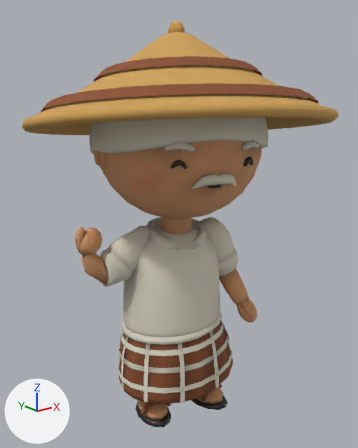
One commit to the glTF model game/assets/models/char_kakek.glb: the scene before it, then after it.
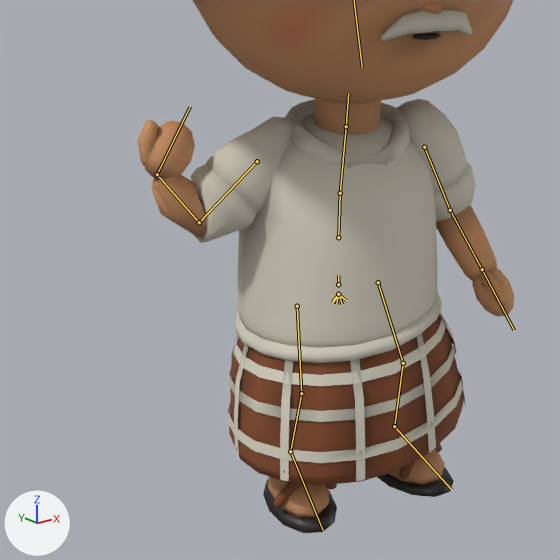
There are two pictures of each version: one whole from a 50 mm camera at (-0.839, -1.071, 1.028) aimed at (0.014, -0.005, 0.602), one close up on the part from 2% to 78% of the width and 38% to 98% of the height. Lighting does not change. The marker at lower left points along +X, +Y and +Z. The first two pictures are the older version. Both versions are drawn at frame 3 of the action 'chop'; the numbers are the values there. The bones that change, and the others that lie on the model, are drawn over the model as lines in the close-ups.

In view in the first close-up: 'Body'.
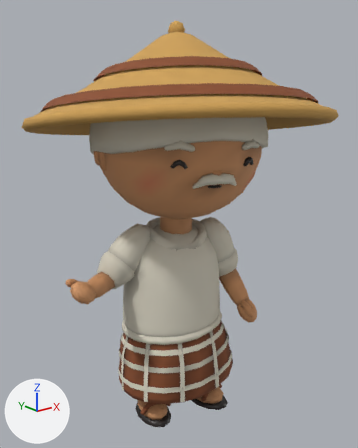
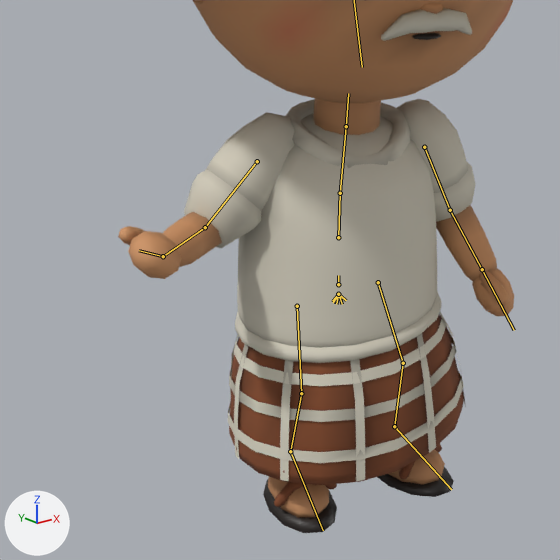
What the commit changed:
Bone 'upperarm_R' (bone_upperarm_r) turns from (73, 81, 60) to (19, 43, 4) degrees about its own x, y and z.
Bone 'forearm_R' (bone_forearm_r) turns from (96, 0, 0) to (52, 0, 0) degrees about its own x, y and z.
Bone 'hand_R' (bone_hand_r) turns from (-73, -164, -1) to (90, 56, 91) degrees about its own x, y and z.

Location of each change, (x1, y1, x2, y2) in pixels of the close-ups (560 x 560 px):
'Body', posed: before (138, 0, 514, 533); after (118, 0, 514, 533)
bone 'upperarm_R', root to tip: before (257, 161) to (199, 222); after (257, 161) to (205, 227)
bone 'forearm_R', root to tip: before (199, 222) to (157, 174); after (205, 227) to (163, 256)
bone 'hand_R', root to tip: before (157, 174) to (190, 106); after (163, 256) to (139, 250)
